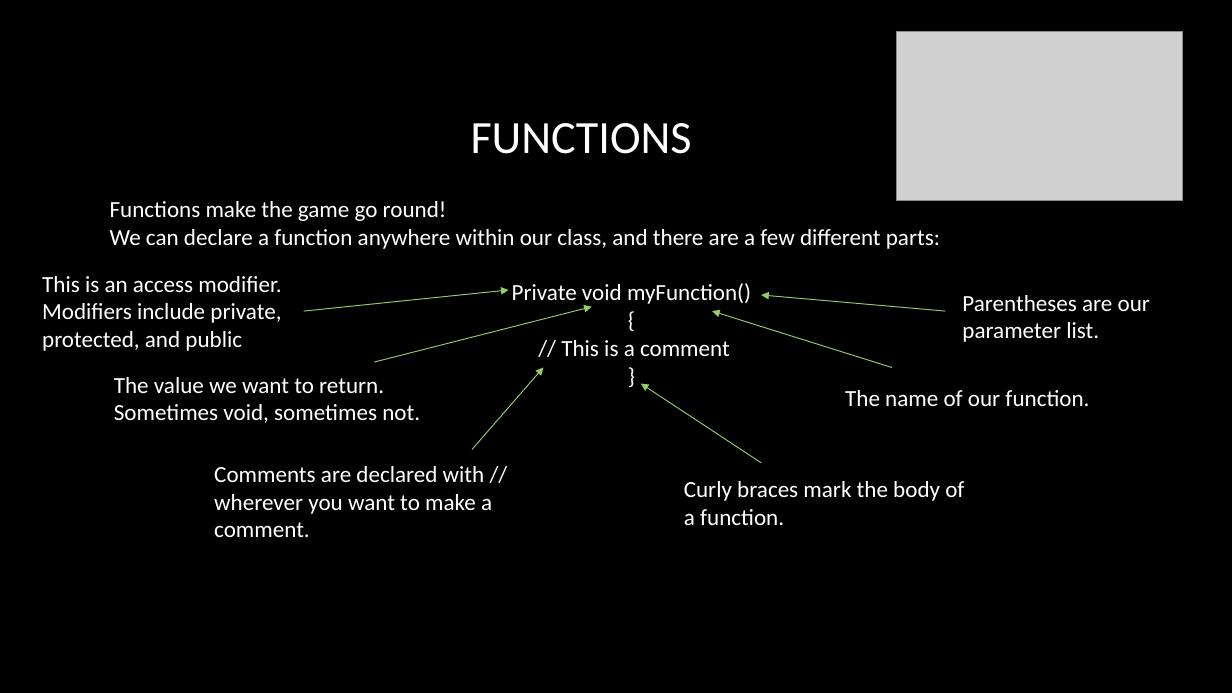
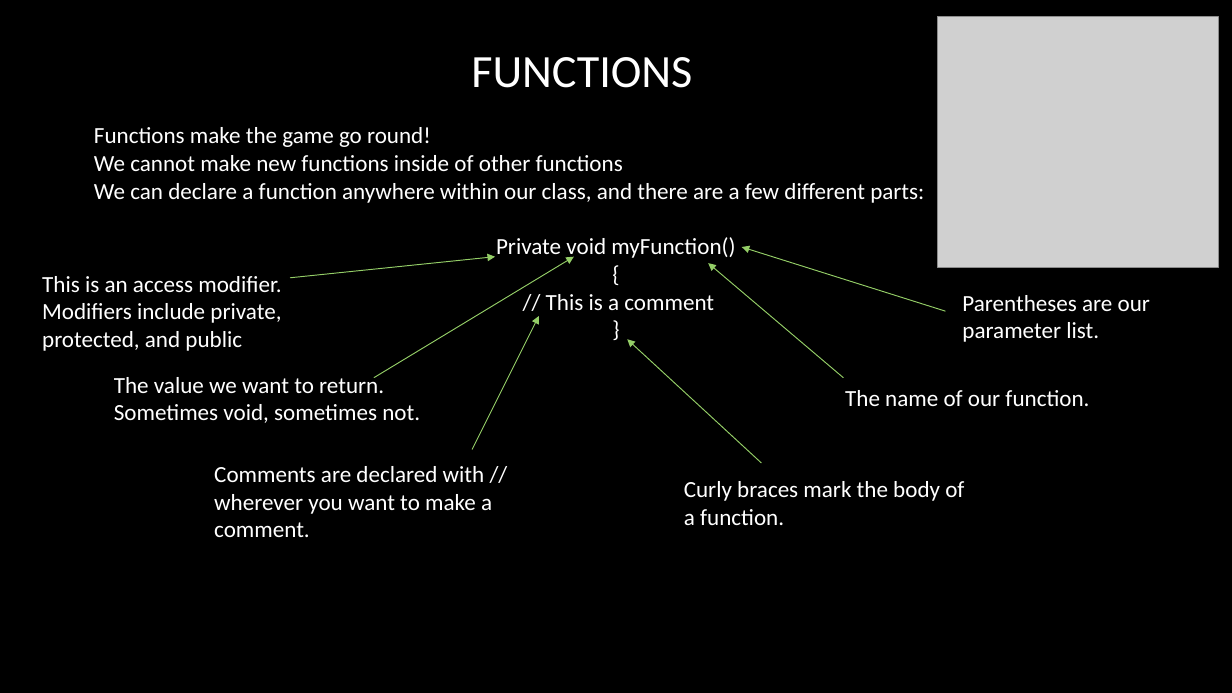
Before and after one commit to RIDENTEM/teachingMaterial, a slide deck: slide 3 of Programming in unity.pptx. Drawn at 1232x693 pixels with LibreOffice and Linux fonts; fonts in the diff are those of the drawing; grey boxes stand for pictures; background and template pictures are left out. Boxes give left, top, right and bottom in pixels: in the first picture for what was removed or moved away, otherwise in the second. Text is boxed around its words. In the diff, an @@ line names an element or a change of style, - is before the commit and + after.

```diff
--- a/Programming in unity.pptx
+++ b/Programming in unity.pptx
@@ title "FUNCTIONS": place and size @@
-title "FUNCTIONS" at [471, 123, 692, 154]
+title "FUNCTIONS" at [471, 57, 692, 88]
@@ picture: place and size @@
-picture at [897, 31, 1182, 200]
+picture at [937, 17, 1218, 267]
@@ text "Functions make the game go ...": place and size @@
-text "Functions make the game go ..." at [110, 201, 940, 356]
+text "Functions make the game go ..." at [94, 127, 924, 310]
@@ text at [94, 155, 623, 171]: paragraph added @@
+We cannot make new functions inside of other functions
@@ arrow moved from (304, 311) - (508, 290) to (290, 278) - (495, 257) @@
@@ arrow moved from (375, 362) - (592, 307) to (374, 378) - (574, 257) @@
@@ arrow moved from (892, 368) - (713, 311) to (844, 378) - (708, 263) @@
@@ arrow moved from (945, 311) - (762, 295) to (945, 311) - (742, 247) @@
@@ arrow moved from (472, 449) - (543, 368) to (472, 449) - (539, 316) @@
@@ arrow moved from (762, 463) - (641, 384) to (762, 463) - (628, 339) @@
```
Also in this commit, not shown: 4 other slides changed, 1 slide added, 4 other files.
